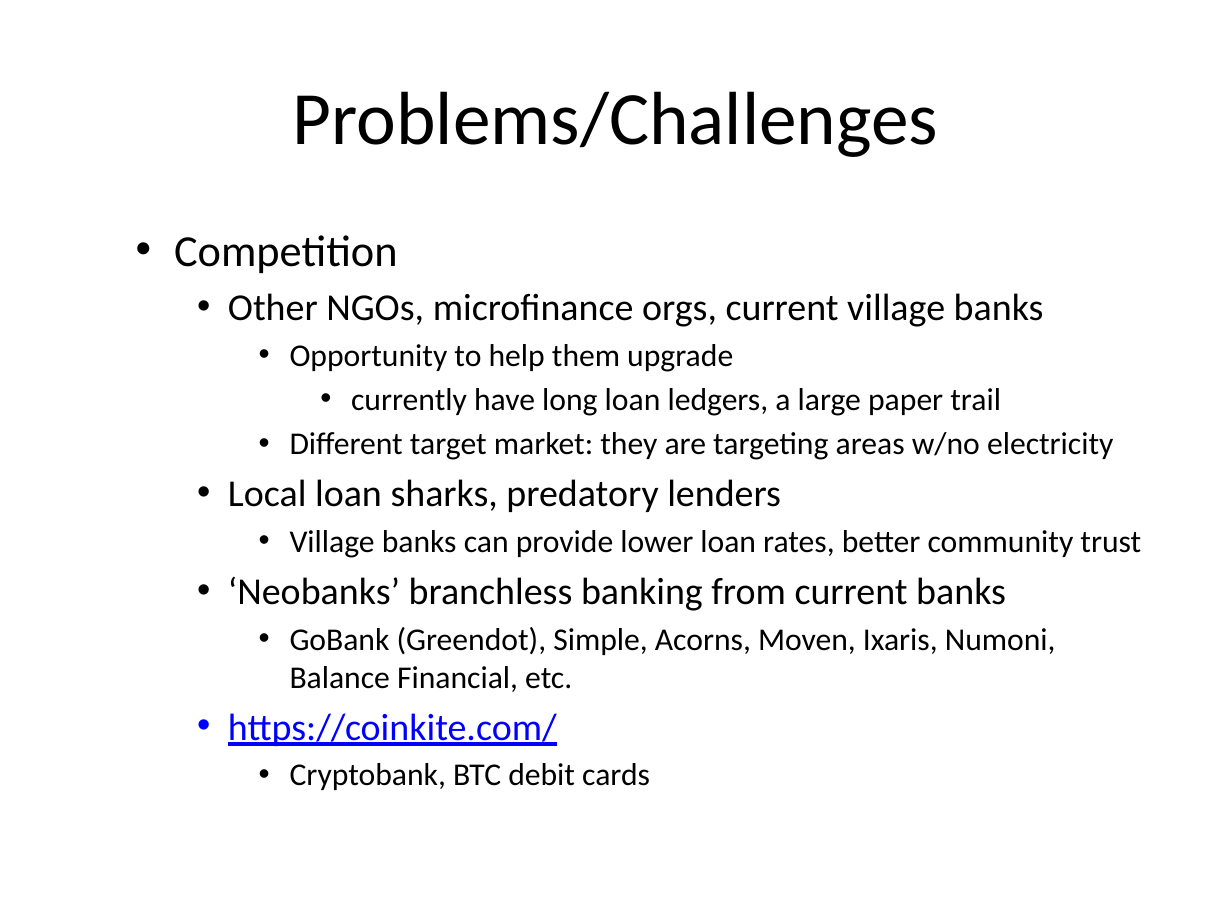
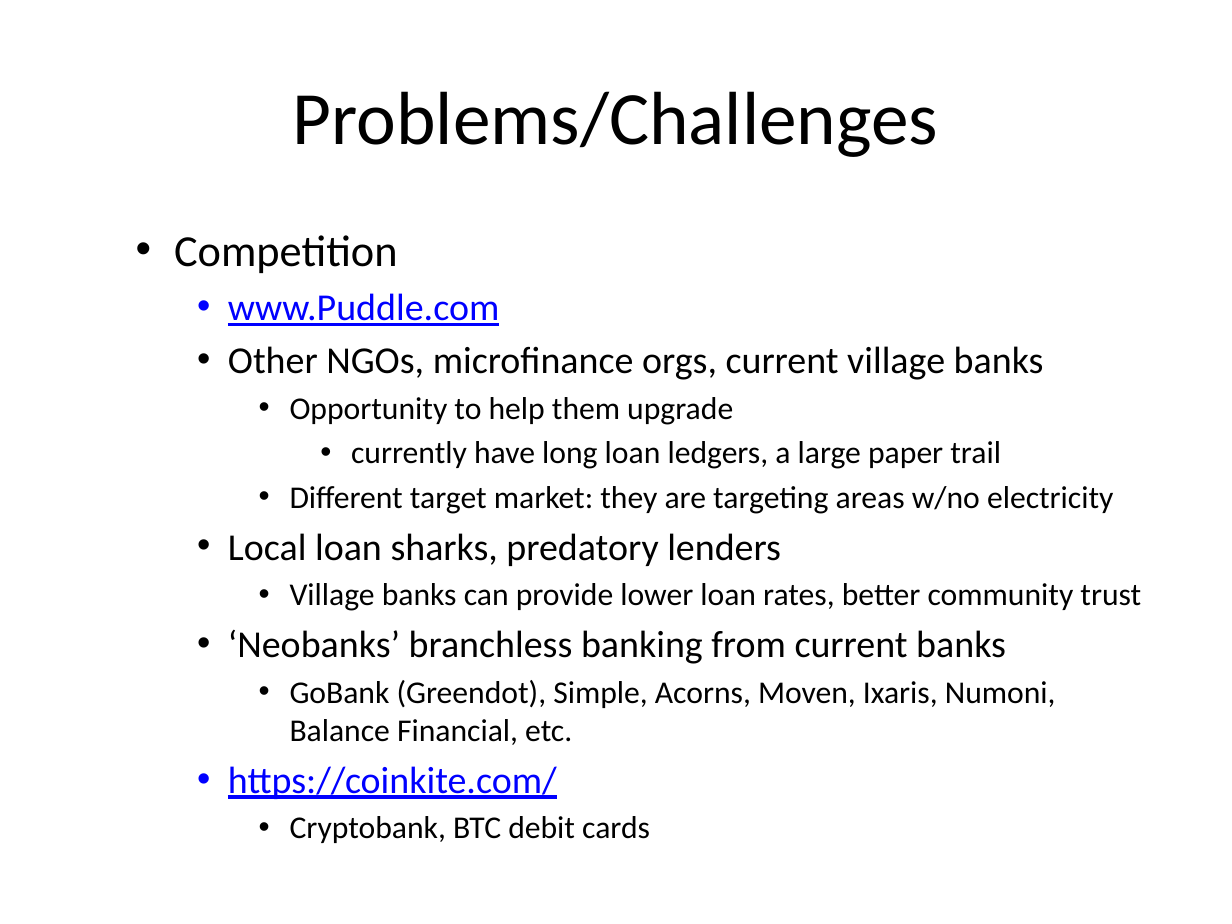
Before and after one commit to huang-pan/village-bank, a slide deck: slide 24 of Village Bank.pptx. Drawn at 1232x924 pixels with LibreOffice and Linux fonts; fonts in the diff are those of the drawing. Boxes give left, top, right and bottom in pixels: in the first picture for what was removed or moved away, otherwise in the second. Text is boxed around its words. In the diff, an @@ line names an element or a change of style, - is before the commit and + after.

```diff
--- a/Village Bank.pptx
+++ b/Village Bank.pptx
@@ text at bbox=[228, 293, 499, 326]: paragraph added @@
+    • www.Puddle.com
```
Also in this commit, not shown: 3 other slides changed, 1 other file.
